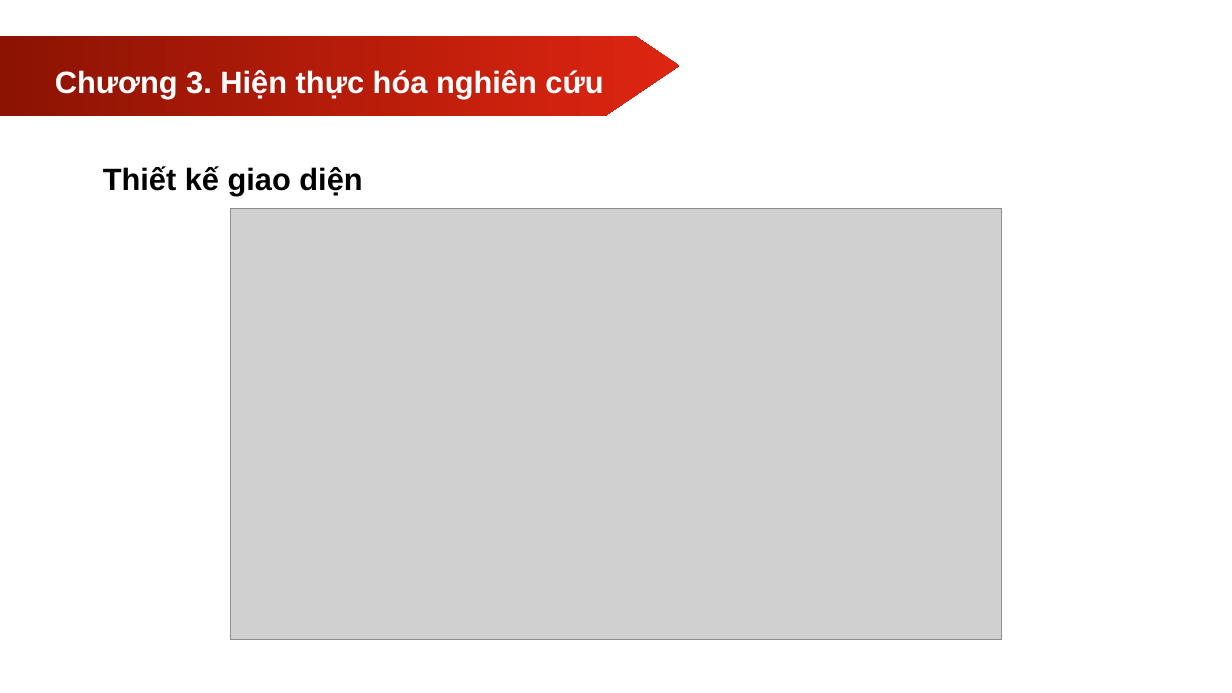
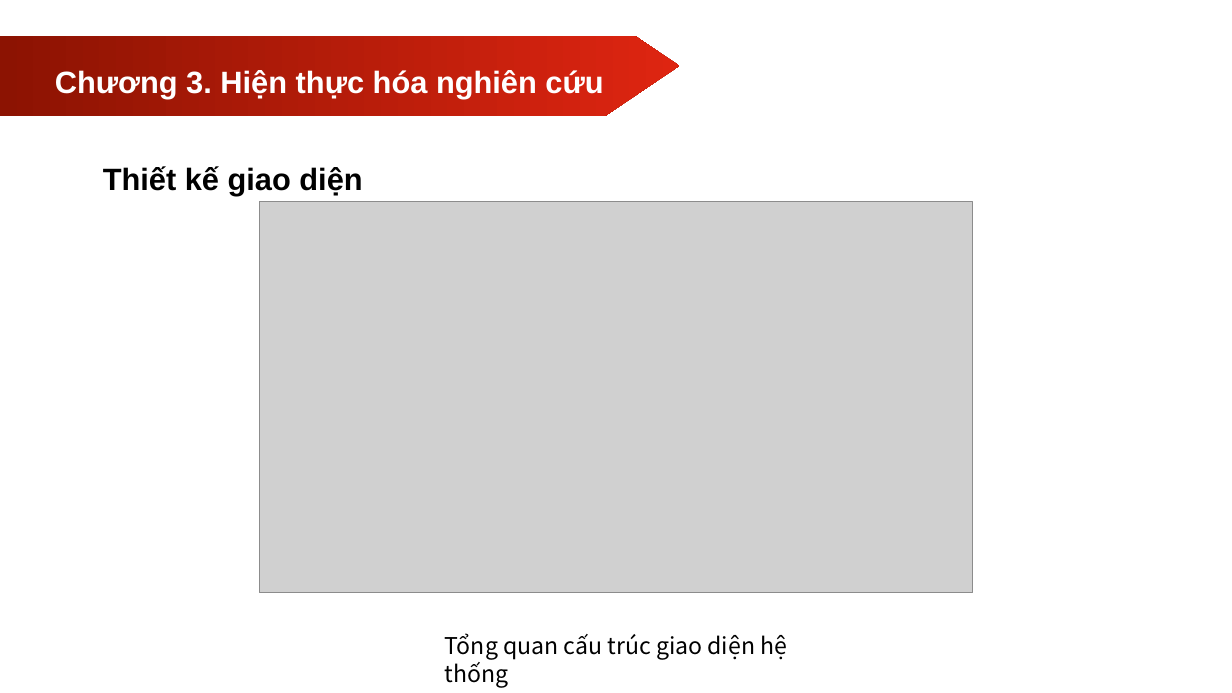
Before and after one commit to trhoansang-jpg/csn-da23ttd-tranhoangsang-tkwebbandienthoai, a slide deck: slide 10 of thesis/abs/csn-sildebaocao-webbandt.pptx (slide 11 before the commit). Drawn at 1232x693 pixels with LibreOffice and Linux fonts; fonts in the diff are those of the drawing; grey boxes stand for pictures. Boxes give left, top, right and bottom in pixels: in the first picture for what was removed or moved away, otherwise in the second. Text is boxed around its words. In the diff, an @@ line names an element or a change of style, - is before the commit and + after.

```diff
--- a/thesis/abs/csn-sildebaocao-webbandt.pptx
+++ b/thesis/abs/csn-sildebaocao-webbandt.pptx
@@ picture: place and size @@
-picture at (230, 208, 1002, 640)
+picture at (259, 201, 973, 593)
@@ text added at (445, 633, 787, 687), 18 pt, text #000000 @@
+Tổng quan cấu trúc giao diện hệ thống
```
Also in this commit, not shown: 2 other slides changed, 1 slide removed.
